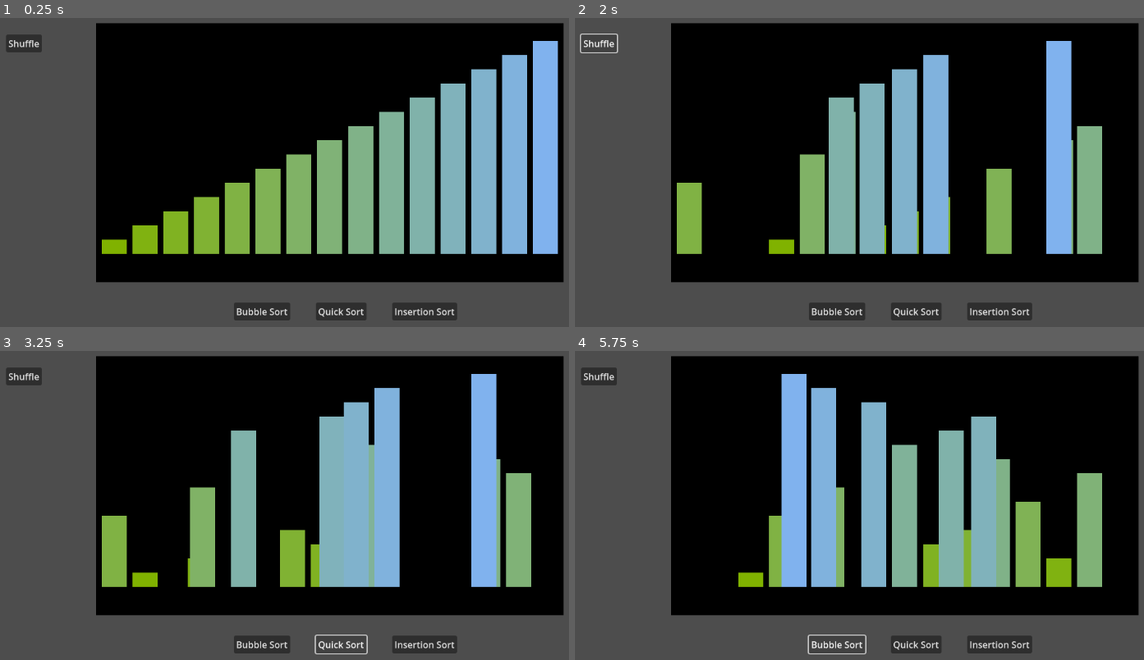
Above: before the commit, frames 1-4 (two rows, left to right).
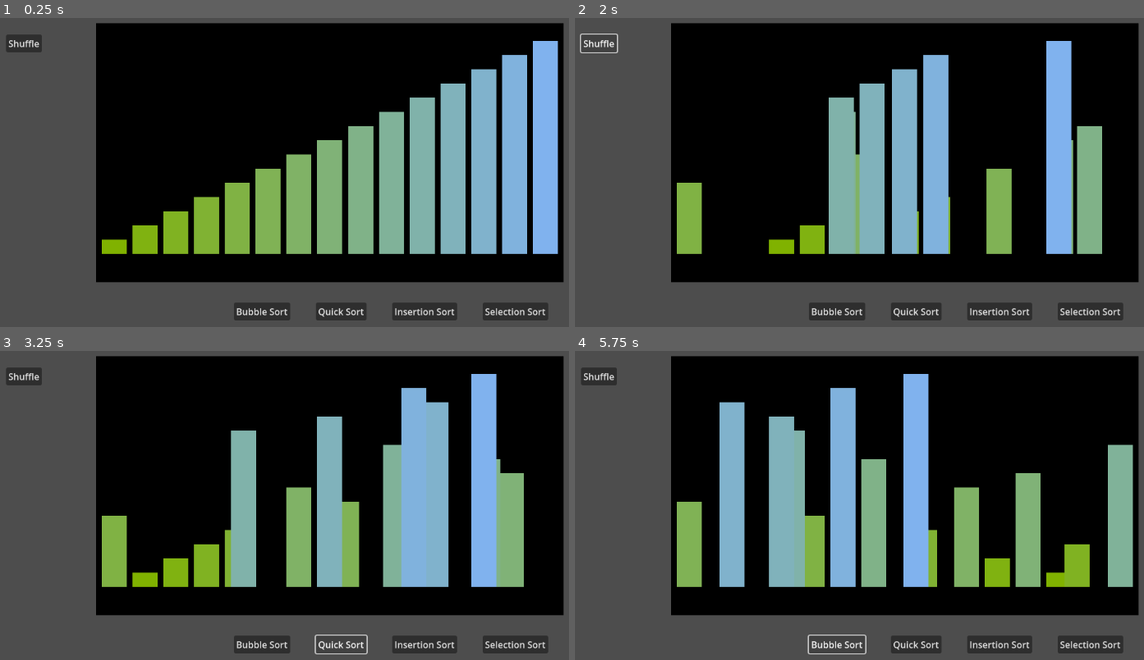
Above: after the commit, the same moments.

Repository: jematson/CS471ChappellChase
Game: Godot game, scene res://scenes/level.tscn
Two runs of this game, one before a commit and one after it. Both use one fixed random seed, a clock stepped at 60 frames per second and the inputs below.
Inputs (mouse positions are in pixels of both pictures, inside the frame that each line leads up to):
- Up to frame 1 (0.25 s): no input
- Up to frame 2 (2 s): click (1092, 311) at 0.5 s, where only the run after the commit has a clickable "Selection Sort"; click "Shuffle" at 1.25 s
- Up to frame 3 (3.25 s): click "Bubble Sort" at 2 s; click "Quick Sort" at 2.75 s
- Up to frame 4 (5.75 s): click "Insertion Sort" at 3.5 s; click "Shuffle" at 4.25 s; click "Bubble Sort" at 5 s

The runs differ from the first frame. In frame 1, 0.6% of the frame differs, in the area x 84-97%, y 92-98%; in frame 2, 2.3%; in frame 3, 17%; in frame 4, 32%, in the area x 17-99%, y 7-98%.

Commit message:
Added selection sort with it's own button

Diff:
--- a/scenes/algorithm_menu.tscn
+++ b/scenes/algorithm_menu.tscn
@@ -39,8 +39,13 @@
 text = "Algorithm C
 "
 
+[node name="SelectionSortButton" type="Button" parent="HBoxContainer"]
+layout_mode = 2
+text = "Selection Sort"
+
 [connection signal="pressed" from="ShuffleButton" to="." method="_on_shuffle_button_pressed"]
 [connection signal="pressed" from="HBoxContainer/BubbleSortButton" to="." method="_on_button_1_pressed"]
 [connection signal="pressed" from="HBoxContainer/QuickSortButton" to="." method="_on_button_2_pressed"]
 [connection signal="pressed" from="HBoxContainer/InsertionSortButton" to="." method="_on_inssort_button_pressed"]
 [connection signal="pressed" from="HBoxContainer/Button3" to="." method="_on_button_3_pressed"]
+[connection signal="pressed" from="HBoxContainer/SelectionSortButton" to="." method="_on_selection_sort_button_pressed"]
--- a/source/algorithm_executer.gd
+++ b/source/algorithm_executer.gd
@@ -1,6 +1,7 @@
 extends Node2D
 
 const InsertionSort = preload("insertion_sort.gd")
+const SelectionSort = preload("res://source/selection_sort.gd")
 var num_stairs = 15
 var stair_heights = []
 @onready var display = $StairDisplay
@@ -44,6 +45,14 @@
 	)
 
 
+func call_selectionsort():
+	await SelectionSort.selection_sort(
+		stair_heights,
+		func(array: Array, i, j): swap(array, i, j),
+		self
+	)
+
+
 func partition(array, low, high):
 	var pivot_value = array[high]
 	var i = low - 1
@@ -64,7 +73,6 @@
 	display.update_stair_positions(array)
 	await get_tree().create_timer(0.3).timeout
 
-
 func quicksort(array, low, high):
 	if low < high:
 		var pivot_index = await partition(array, low, high)
--- a/source/algorithm_menu.gd
+++ b/source/algorithm_menu.gd
@@ -4,6 +4,7 @@
 signal bubble
 signal quick
 signal insert
+signal selection
 
 
 func _on_button_1_pressed() -> void:
@@ -24,3 +25,7 @@
 
 func _on_inssort_button_pressed() -> void:
 	emit_signal("insert")
+
+
+func _on_selection_sort_button_pressed() -> void:
+	emit_signal("selection")
--- a/source/level.gd
+++ b/source/level.gd
@@ -9,3 +9,4 @@
 	button.bubble.connect(executer.bubble_sort)
 	button.quick.connect(executer.call_quicksort)
 	button.insert.connect(executer.call_insertionsort)
+	button.selection.connect(executer.call_selectionsort)
--- /dev/null
+++ b/source/selection_sort.gd
@@ -0,0 +1,16 @@
+extends RefCounted
+
+static func selection_sort (
+	stair_heights: Array, swap: Callable, node: Node
+):
+	var currentMin
+	var minIndex
+	for i in range(stair_heights.size()):
+		currentMin = stair_heights[i]
+		minIndex = i
+		for j in range(i, stair_heights.size()):
+			if stair_heights[j] < currentMin:
+				currentMin = stair_heights[j]
+				minIndex = j
+		swap.call(stair_heights, minIndex, i)
+		await  node.get_tree().create_timer(0.3).timeout
Not shown: 1 places in scenes/level.tscn that only renumber resources
